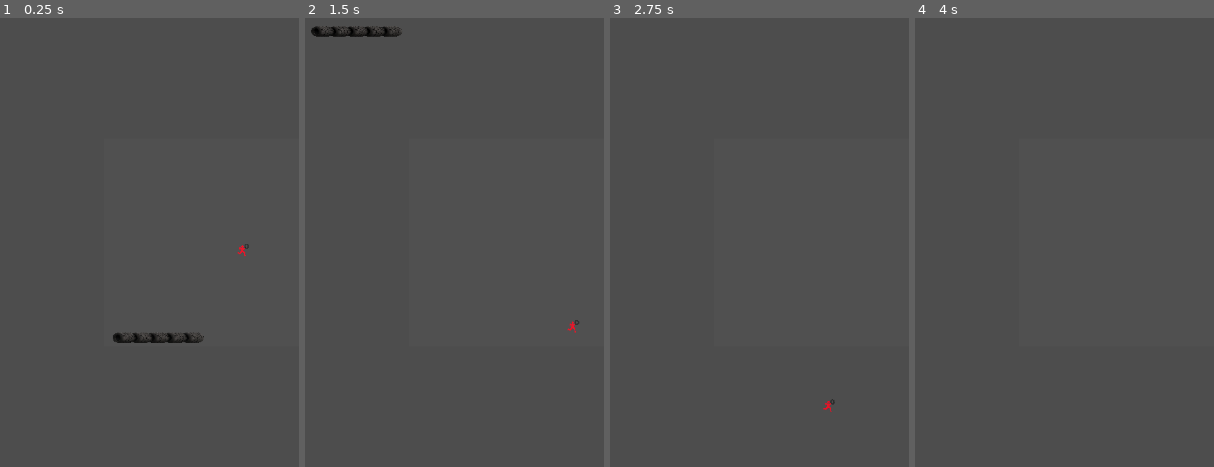
Above: before the commit, frames 1-4 (left to right).
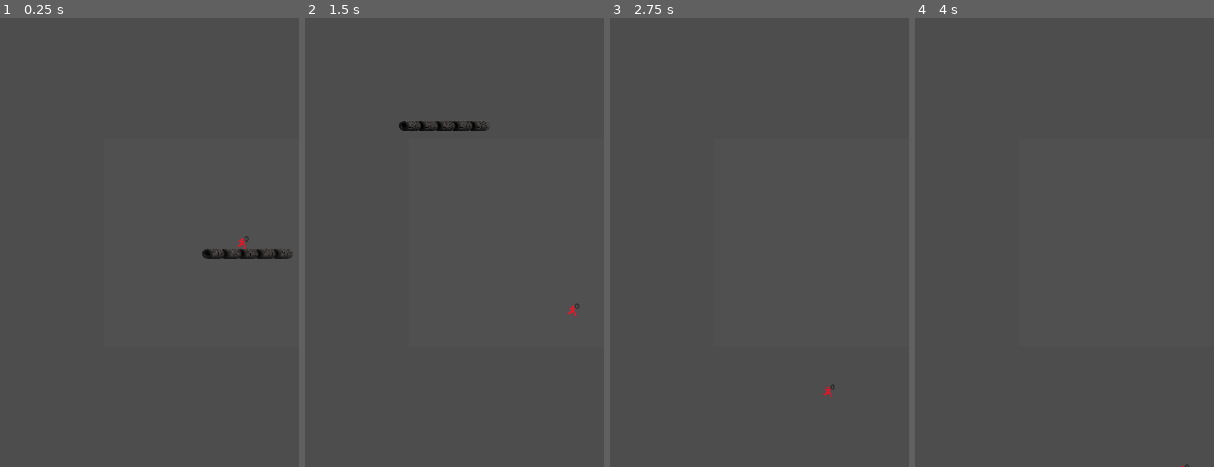
Above: after the commit, the same moments.

Repository: Latex-Opony/Latexowa-wspinaczka-3
Game: Godot game, scene res://Scenes/Main.tscn
The game is run twice, just before and just after one commit, with the same random seed, the same clock (stepped at 60 frames per second) and the same inputs.
Inputs:
- Up to frame 1 (0.25 s): no input
- Up to frame 2 (1.5 s): tap Enter (ui_accept) at 0.5, 0.77 s; hold Right (ui_right) from 0.53 s (still down)
- Up to frame 3 (2.75 s): tap Enter (ui_accept) at 1.52 s; release Right (ui_right) at 2.03 s; hold Left (ui_left) from 2.03 s (still down)
- Up to frame 4 (4 s): release Left (ui_left) at 2.78 s; hold Right (ui_right) from 2.78 s (still down); tap Enter (ui_accept) at 3.02, 3.5, 3.77 s

The runs differ from the first frame. In frame 1, 1.1% of the frame differs, in the area x 37-98%, y 48-73%; in frame 2, 1.1%, in the area x 2-92%, y 1-71%; in frame 3, less than 0.1%; in frame 4, less than 0.1%.

Commit message:
Add Platform.tscn prefab next to Main.tscn

Diff:
--- a/Scenes/Main.tscn
+++ b/Scenes/Main.tscn
@@ -5,9 +5,10 @@
 [ext_resource type="Script" uid="uid://cgxtt2wa017vt" path="res://Player/Player.gd" id="2_kln2b"]
 
 [sub_resource type="RectangleShape2D" id="RectangleShape2D_c1w88"]
-size = Vector2(433.333, 15)
+size = Vector2(436.667, 50)
 
-[sub_resource type="CapsuleShape2D" id="CapsuleShape2D_kln2b"]
+[sub_resource type="RectangleShape2D" id="RectangleShape2D_kln2b"]
+size = Vector2(16, 16)
 
 [node name="Main" type="Node2D"]
 
@@ -16,22 +17,24 @@
 scale = Vector2(0.3, 0.3)
 constant_linear_velocity = Vector2(0, 360)
 
-[node name="CollisionShape2D" type="CollisionShape2D" parent="Platform"]
-position = Vector2(693.333, -500)
-shape = SubResource("RectangleShape2D_c1w88")
-debug_color = Color(0.772549, 0, 0.156863, 0)
-
 [node name="Sprite2D" type="Sprite2D" parent="Platform"]
 position = Vector2(560, -500)
 scale = Vector2(0.33, 0.109)
 texture = ExtResource("1_r150o")
 offset = Vector2(400, 15)
 
+[node name="CollisionShape2D" type="CollisionShape2D" parent="Platform"]
+position = Vector2(690, -498.333)
+shape = SubResource("RectangleShape2D_c1w88")
+debug_color = Color(0.772549, 0, 0.156863, 0)
+
 [node name="Player" type="CharacterBody2D" parent="."]
+position = Vector2(-129, 127)
 script = ExtResource("2_kln2b")
 
 [node name="CollisionShape2D" type="CollisionShape2D" parent="Player"]
-shape = SubResource("CapsuleShape2D_kln2b")
+position = Vector2(0, 1)
+shape = SubResource("RectangleShape2D_kln2b")
 debug_color = Color(1, 0.0364741, 0.0496456, 0.42)
 
 [node name="Sprite2D" type="Sprite2D" parent="Player"]
--- /dev/null
+++ b/Scenes/Platformy.tscn
@@ -0,0 +1,17 @@
+[gd_scene load_steps=3 format=3 uid="uid://d31ot16gwt2qq"]
+
+[ext_resource type="Texture2D" uid="uid://b4ldiaun2s4tc" path="res://Textures/platforma.png" id="1_10dxq"]
+
+[sub_resource type="RectangleShape2D" id="RectangleShape2D_g26pt"]
+size = Vector2(88.1333, 33.5333)
+
+[node name="Platformy" type="StaticBody2D"]
+
+[node name="Sprite2D" type="Sprite2D" parent="."]
+texture = ExtResource("1_10dxq")
+
+[node name="CollisionShape2D" type="CollisionShape2D" parent="."]
+position = Vector2(-2, 22.5)
+scale = Vector2(15, 15)
+shape = SubResource("RectangleShape2D_g26pt")
+debug_color = Color(0.934441, 0.154705, 0.513281, 0.42)
